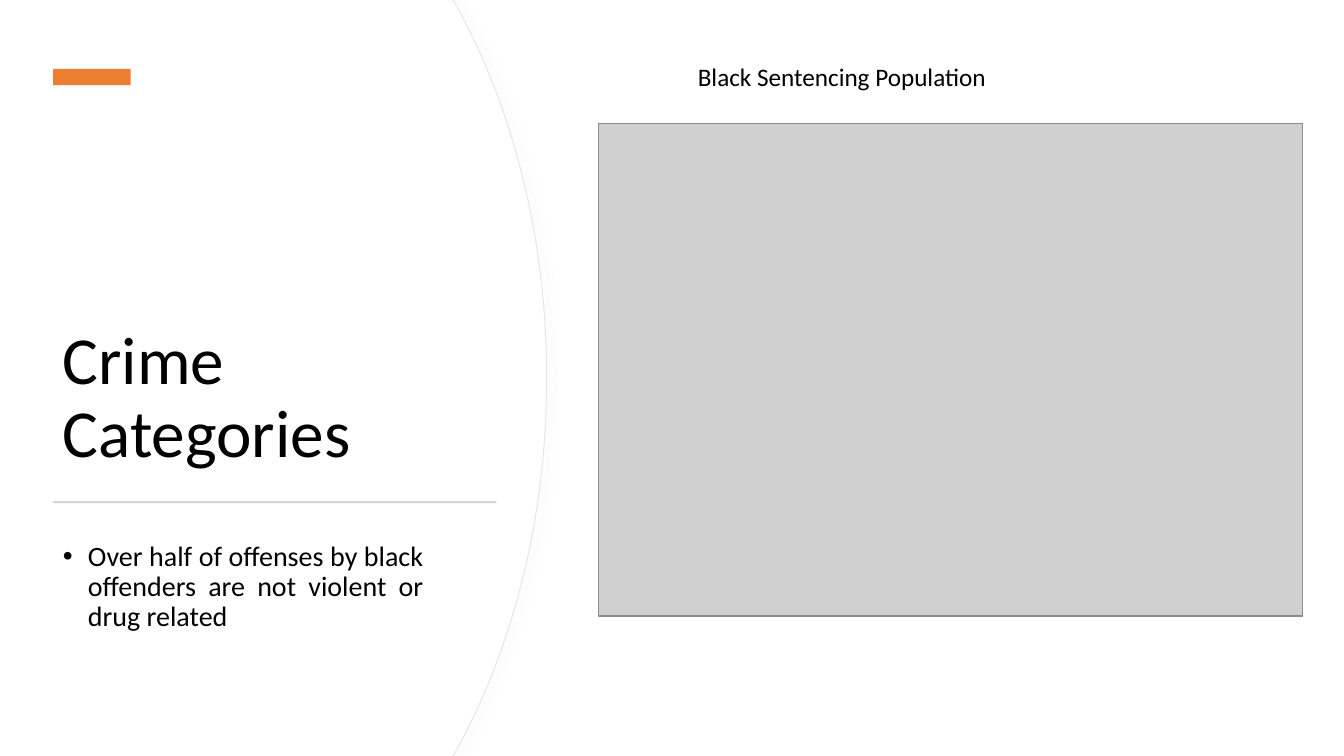
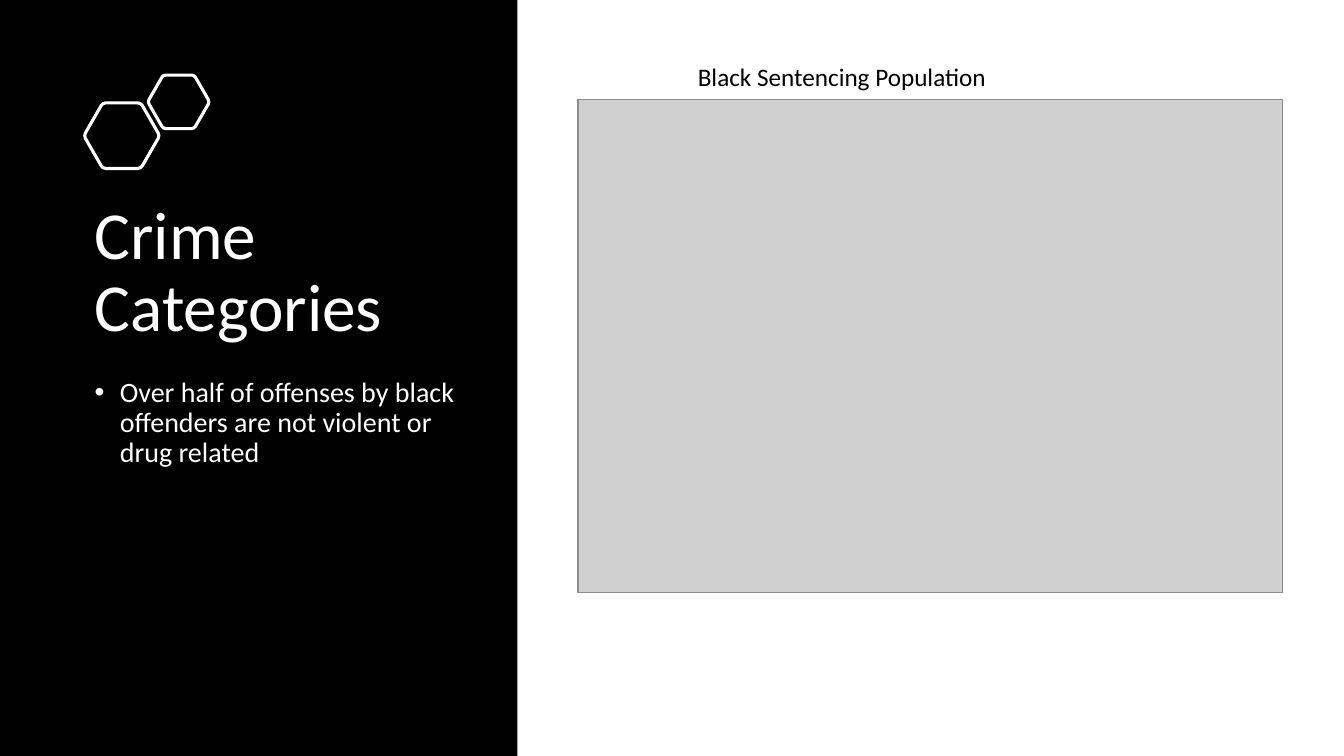
Before and after one commit to jenwhitson/sentencing_project, a slide deck: slide 10 of Presentation.pptx. Drawn at 1344x756 pixels with LibreOffice and Linux fonts; fonts in the diff are those of the drawing; grey boxes stand for pictures. Boxes give left, top, right and bottom in pixels: in the first picture for what was removed or moved away, otherwise in the second. Text is boxed around its words. In the diff, an @@ line names an element or a change of style, - is before the commit and + after.

Commit message:
updated theme

```diff
--- a/Presentation.pptx
+++ b/Presentation.pptx
@@ freeform shape removed at (0,0,546,756) @@
@@ freeform shape removed at (0,0,545,756) @@
@@ rectangle added at (0,0,517,756), fill #000000 @@
@@ text "Black Sentencing Population" at (698,68,985,91): more space between paragraphs @@
@@ rectangle removed at (53,69,131,85) @@
@@ freeform shape added at (148,76,209,129), outline #FFFFFF 2.25 pt @@
@@ freeform shape added at (85,103,159,168), outline #FFFFFF 2.25 pt @@
@@ picture: place and size @@
-picture at (598,123,1302,616)
+picture at (578,100,1282,593)
@@ title "Crime Categories": place and size @@
-title "Crime Categories" at (63,337,351,469)
+title "Crime Categories" at (95,212,383,343)
@@ title "Crime Categories" at (95,212,383,343): text colour #000000 to #FFFFFF; vertical alignment bottom to top @@
@@ text "Over half of offenses by ...": place and size @@
-text "Over half of offenses by ..." at (88,546,424,631)
+text "Over half of offenses by ..." at (120,382,454,467)
@@ text "Over half of offenses by ..." at (120,382,454,467): text colour #000000 to #FFFFFF; alignment justified to left @@
@@ rectangle removed at (53,501,497,503) @@
```
Also in this commit, not shown: 14 other slides changed, 1 slide removed.
